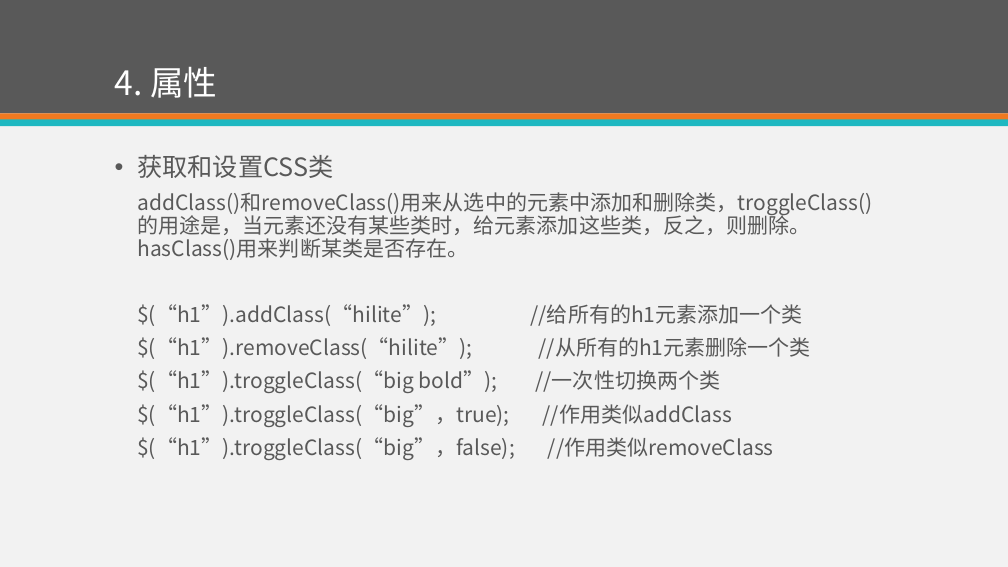
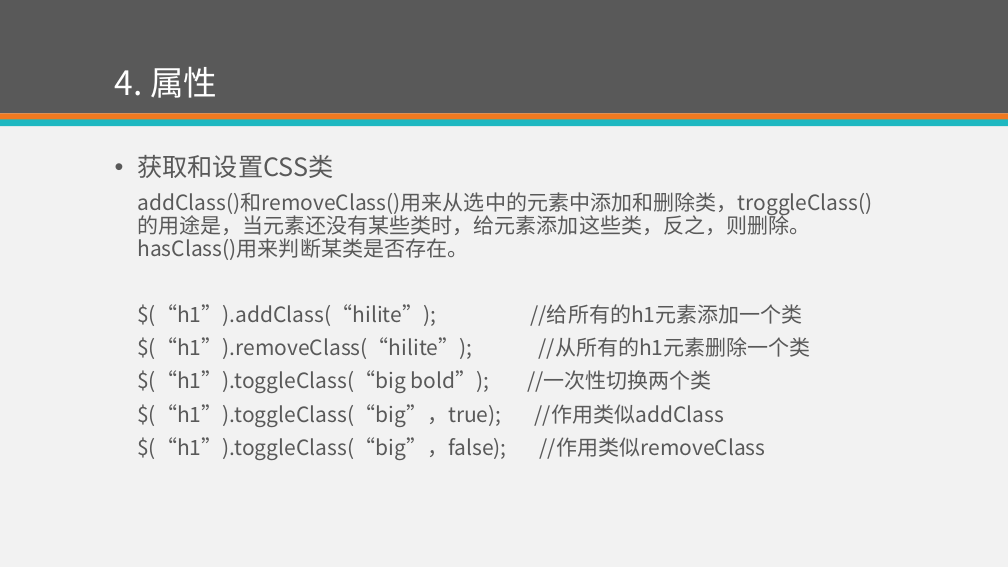
Before and after one commit to eventao/courseware, a slide deck: slide 13 of ppt/jQuery/JQuery.pptx. Drawn at 1008x567 pixels with LibreOffice and Linux fonts; fonts in the diff are those of the drawing. Boxes give left, top, right and bottom in pixels: in the first picture for what was removed or moved away, otherwise in the second. Text is boxed around its words. In the diff, an @@ line names an element or a change of style, - is before the commit and + after.

```diff
--- a/ppt/jQuery/JQuery.pptx
+++ b/ppt/jQuery/JQuery.pptx
@@ text at (x1=137, y1=370, x2=766, y2=460): text changed @@
-  $(“h1”).troggleClass(“big bold”); //一次性切换两个类
-  $(“h1”).troggleClass(“big”，true); //作用类似addClass
-  $(“h1”).troggleClass(“big”，false); //作用类似removeClass
+  $(“h1”).toggleClass(“big bold”); //一次性切换两个类
+  $(“h1”).toggleClass(“big”，true); //作用类似addClass
+  $(“h1”).toggleClass(“big”，false); //作用类似removeClass
```
Also in this commit, not shown: 20 other files.
